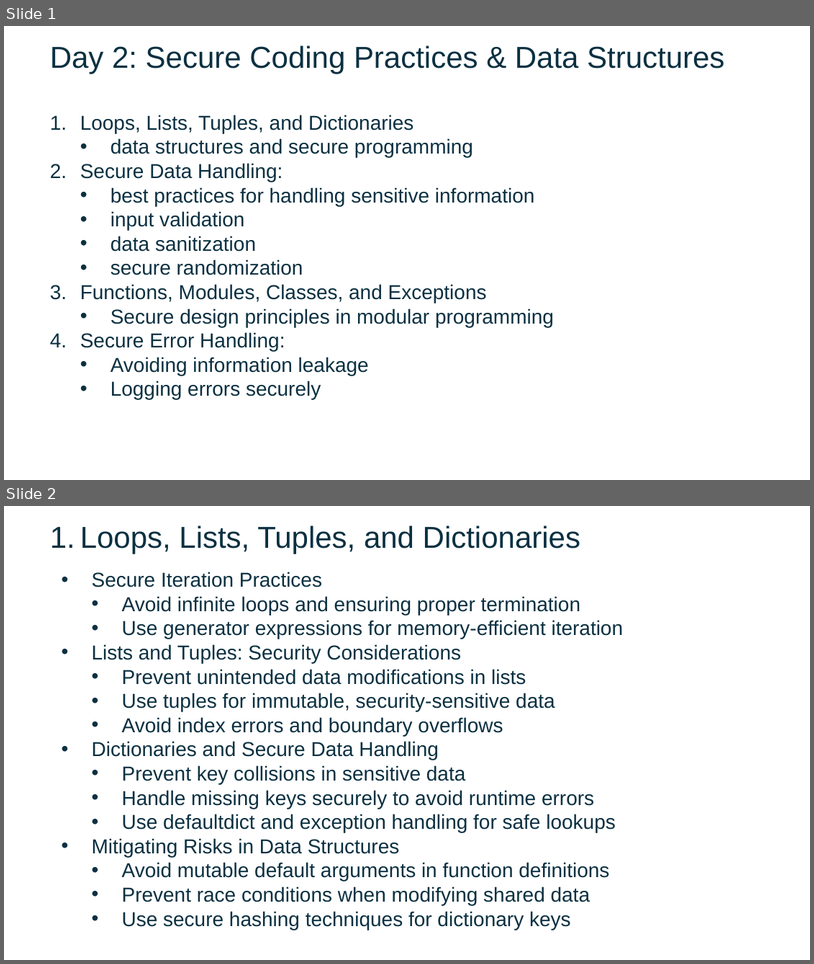
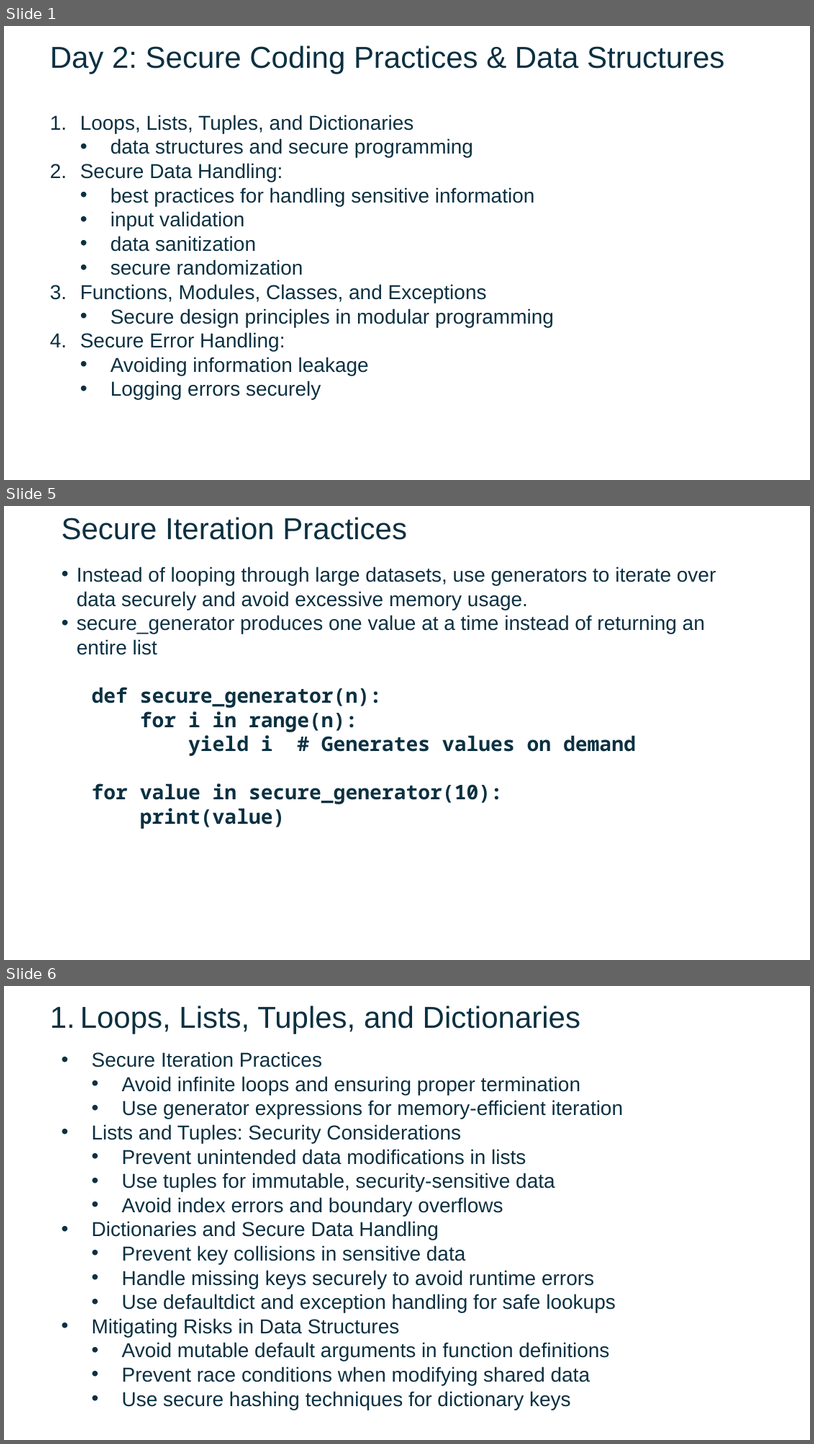
Before and after one commit to FSCJ-FacultyDev/SWC-Columbus-2025, a slide deck: Slides-Day2.pptx. Shown one above the other, each under a label of ours: slides 1 and 2 before the commit, slides 1, 5 and 6 after it; the slides between them are not shown. The pictures are 814x964 and 814x1444 pixels, drawn with LibreOffice and Linux fonts; fonts in the diff are those of the drawing; background and template pictures are left out. Boxes give left, top, right and bottom in pixels: in the first picture for what was removed or moved away, otherwise in the second. Text is boxed around its words. In the diff, an @@ line names an element or a change of style, - is before the commit and + after.

```diff
--- a/Slides-Day2.pptx
+++ b/Slides-Day2.pptx
@@ slide 5 added at bbox=[4, 506, 810, 960], background picture (left out) @@
@@ text added at bbox=[62, 517, 407, 540], 36 pt, text #0B3041 @@
+Secure Iteration Practices
@@ text added at bbox=[77, 566, 716, 829], 24 pt, text #0B3041 @@
+  • Instead of looping through large datasets, use generators to iterate over data securely and avoid excessive memory usage.
+  • secure_generator produces one value at a time instead of returning an entire list
+  def secure_generator(n):
+  for i in range(n):
+  yield i # Generates values on demand
+  for value in secure_generator(10):
+  print(value)
@@ what was slide 2 is now slide 6 @@
```
Also in this commit, not shown: 3 other slides added.
